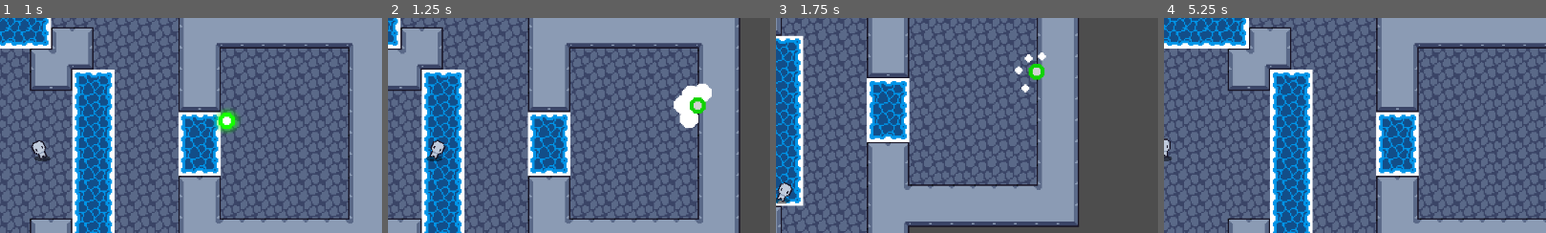
Above: before the commit, frames 1-4 (left to right).
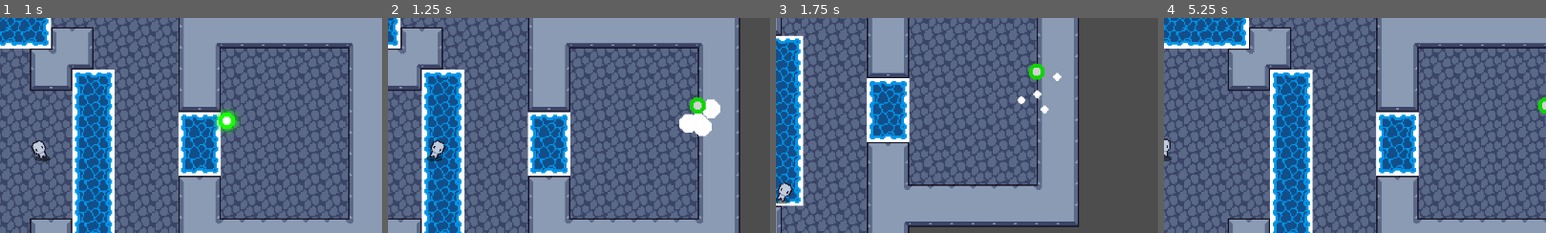
Above: after the commit, the same moments.

Repository: Atlinx/sgj-f2023
Game: Godot game, scene res://scenes/main.tscn
Same seed, same stepped clock (60 frames per second), same inputs: the game is played once before the commit and once after it.
Inputs (mouse positions are % of the whole screen's width and height, from its top left):
- Up to frame 1 (1 s): tap Enter at 0.5 s; move the mouse to (72, 45) at 0.52 s; hold D (p1_right) from 0.53 s (still down); hold 1 from 0.53 s (still down); tap Space (p1_fire) at 0.6 s
- Up to frame 2 (1.25 s): keep holding D (p1_right); keep holding 1
- Up to frame 3 (1.75 s): move the mouse to (30, 55) at 1.27 s; release D (p1_right) at 1.28 s; release 1 at 1.28 s; hold S (p1_down) from 1.28 s (still down); tap 1 at 1.35 s; tap 2 at 1.55 s
- Up to frame 4 (5.25 s): move the mouse to (60, 28) at 2.02 s; release S (p1_down) at 2.03 s; hold D (p1_right) 2.03-2.78 s; hold 2 2.03-2.78 s; tap Space (p1_fire) at 2.3, 2.85, 4.55 s; move the mouse to (45, 70) at 2.77 s; hold W (p1_up) 2.78-3.53 s; tap 1 at 3.05 s; move the mouse to (80, 65) at 3.52 s; hold 1 3.53-4.28 s; hold A (p1_left) 3.53-5.03 s; tap 2 at 3.8, 4.35 s; move the mouse to (20, 35) at 4.27 s; move the mouse to (55, 50) at 5.02 s; hold S (p1_down) from 5.03 s (still down); hold Backspace from 5.03 s (still down)
The pictures show only the part of the screen within x 50-100%, y 18-68%; the shares and areas given below are measured in that part.

Frame 1 is identical in both runs. In frame 2, 1.6% of the frame differs, in the area x 74-87%, y 30-56%; in frame 3, 0.5%; in frame 4, 0.1%.

Commit message:
slime

Diff:
--- a/scenes/main.tscn
+++ b/scenes/main.tscn
@@ -1,10 +1,11 @@
-[gd_scene load_steps=11 format=3 uid="uid://cf363is1q737y"]
+[gd_scene load_steps=12 format=3 uid="uid://cf363is1q737y"]
 
 [ext_resource type="PackedScene" uid="uid://ci8yj0nmd1i13" path="res://scenes/player.tscn" id="1_l1gen"]
 [ext_resource type="Script" path="res://scripts/level.gd" id="2_dek5y"]
 [ext_resource type="PackedScene" uid="uid://cdpn5s43qjbwg" path="res://scenes/slime.tscn" id="3_ojb2m"]
 [ext_resource type="Script" path="res://scripts/game_manager.gd" id="4_0g5c8"]
 [ext_resource type="TileSet" uid="uid://da4oraw1aomg7" path="res://sprites/tiles.tres" id="4_n3wi7"]
+[ext_resource type="PackedScene" uid="uid://b4lwo6irvtgtq" path="res://scenes/special_slime_1.tscn" id="6_f03vk"]
 [ext_resource type="Script" path="res://scripts/enemy_spawner.gd" id="6_t8xrf"]
 [ext_resource type="AudioStream" uid="uid://dy58atrg72ubh" path="res://scenes/Background Music 2.mp3" id="8_jpg50"]
 [ext_resource type="FontFile" uid="uid://bif30ky26map1" path="res://sprites/Minecraft.ttf" id="8_tqedg"]
@@ -48,7 +49,9 @@
 
 [node name="EnemySpawner" type="Node" parent="." node_paths=PackedStringArray("tile_map", "game_manager")]
 script = ExtResource("6_t8xrf")
+special_slime = Array[PackedScene]([ExtResource("6_f03vk")])
 enemy_prefabs = Array[PackedScene]([ExtResource("3_ojb2m")])
+enemy_amount = Vector2i(1, 2)
 spawn_interval = Vector2i(5, 10)
 tile_map = NodePath("../World/Level")
 game_manager = NodePath("../GameManager")
@@ -84,7 +87,7 @@
 
 [node name="ScoreLabel" type="Label" parent="UI/Control/MarginContainer/VBoxContainer"]
 layout_mode = 2
-text = "SCORE: 5"
+text = "P1 Health: 5"
 label_settings = SubResource("LabelSettings_mjsav")
 
 [node name="Label" type="Label" parent="UI/Control/MarginContainer/VBoxContainer"]
--- a/scenes/player.tscn
+++ b/scenes/player.tscn
@@ -41,12 +41,12 @@
 collision_mask = 16
 script = ExtResource("1_co7fm")
 fire_sound = NodePath("FireSound")
-bullet_prefab = ExtResource("2_age5k")
+my_bullet_prefab = ExtResource("2_age5k")
 speed = 128.0
 player_animation_tree = NodePath("AnimationTree")
 
 [node name="Visuals" type="Node2D" parent="."]
-position = Vector2(0, -0.999245)
+position = Vector2(0, -0.873164)
 
 [node name="Sprite2D" type="Sprite2D" parent="Visuals"]
 material = SubResource("ShaderMaterial_jki3l")
@@ -66,8 +66,8 @@
 
 [node name="Health" type="Node" parent="."]
 script = ExtResource("3_f1j7r")
-health = 5
-max_health = 5
+health = 10000
+max_health = 10000
 
 [node name="Team" type="Node" parent="."]
 script = ExtResource("4_s4p3p")
--- a/scenes/slime.tscn
+++ b/scenes/slime.tscn
@@ -30,7 +30,7 @@
 collision_mask = 17
 
 [node name="Visuals" type="Node2D" parent="."]
-position = Vector2(0, -0.216287)
+position = Vector2(0, -0.0117063)
 
 [node name="Sprite2D" type="Sprite2D" parent="Visuals"]
 position = Vector2(0, -4)
--- /dev/null
+++ b/scenes/special_slime_1.tscn
@@ -0,0 +1,18 @@
+[gd_scene load_steps=3 format=3 uid="uid://b4lwo6irvtgtq"]
+
+[ext_resource type="PackedScene" uid="uid://cdpn5s43qjbwg" path="res://scenes/slime.tscn" id="1_0kj5y"]
+[ext_resource type="Script" path="res://scripts/special_slime_hitbox.gd" id="2_7a5d3"]
+
+[node name="SpecialSlime1" instance=ExtResource("1_0kj5y")]
+
+[node name="Visuals" parent="." index="0"]
+position = Vector2(0, -0.0164588)
+
+[node name="Sprite2D" parent="Visuals" index="0"]
+scale = Vector2(1.5, 1.5)
+
+[node name="CollisionShape2D" parent="DetectionArea2D" index="0"]
+position = Vector2(1, 0)
+
+[node name="Hitbox" parent="." index="6"]
+script = ExtResource("2_7a5d3")
--- a/scripts/ai_movement.gd
+++ b/scripts/ai_movement.gd
@@ -39,7 +39,7 @@
 			_update_position_timer -= update_position_interval
 		if _fire_timer <= 0:
 			var bullet_inst: Bullet = bullet_prefab.instantiate()
-			get_parent().add_child(bullet_inst)
+			get_tree().get_root().add_child(bullet_inst)
 			var direction = (_player.global_position - entity_body.global_position).normalized()
 			bullet_inst.construct(entity_body, entity_body.global_position, direction)
 			_fire_timer = fire_interval
--- a/scripts/dropped_item.gd
+++ b/scripts/dropped_item.gd
@@ -6,7 +6,8 @@
 
 
 enum ItemType {
-	BULLET
+	PLAYERBULLET1,
+	PLAYERBULLET2,
 }
 
 
--- a/scripts/enemy_spawner.gd
+++ b/scripts/enemy_spawner.gd
@@ -1,5 +1,6 @@
 extends Node
 
+@export var special_slime: Array[PackedScene]
 @export var enemy_prefabs: Array[PackedScene]
 @export var enemy_amount = Vector2i(1, 5)
 @export var spawn_interval = Vector2i(3, 5)
@@ -37,16 +38,27 @@
 		_spawn_timer = randf_range(spawn_interval.x, spawn_interval.y)
 		var enemy_count = randi_range(enemy_amount.x, enemy_amount.y)
 
-		var random_cells = _get_random_cells(enemy_count)
+	# normal slime
+		var random_cells_normal = _get_random_cells(enemy_count)
 		for i in range(enemy_count):
 			var enemy_index = randi() % enemy_prefabs.size()
 			var enemy = enemy_prefabs[enemy_index]
 			var enemy_inst: Node2D = enemy.instantiate()
-
-			enemy_inst.global_position = tile_map.to_global(tile_map.map_to_local(random_cells[i]))
+			enemy_inst.global_position = tile_map.to_global(tile_map.map_to_local(random_cells_normal[i]))
 			add_child(enemy_inst)
 			var enemy_health = enemy_inst.get_node("Health")
 			enemy_health.death.connect(_on_enemy_death)
+
+	# special slime
+		var random_cells_special = _get_random_cells(enemy_count)
+		for i in range(enemy_count):
+			var special_slime_index = randi() % special_slime.size()
+			var special_slime_enemy = special_slime[special_slime_index]
+			var special_slime_inst: Node2D = special_slime_enemy.instantiate()
+			special_slime_inst.global_position = tile_map.to_global(tile_map.map_to_local(random_cells_special[i]))
+			add_child(special_slime_inst)
+			var special_slime_health = special_slime_inst.get_node("Health")
+			special_slime_health.death.connect(_on_enemy_death)
 
 	else:
 		_spawn_timer -= delta
--- a/scripts/item_collector.gd
+++ b/scripts/item_collector.gd
@@ -1,7 +1,7 @@
 extends Node2D
 
 
-@export var player: Player
+@export var player: Player_1
 @export var collector_area: Area2D
 
 
@@ -11,7 +11,10 @@
 
 func _on_collector_area_entered(area: Area2D):
 	if area.is_in_group("dropped_item"):
-		var dropped_item = area
-		if dropped_item.item_type == DroppedItem.ItemType.BULLET:
+		var dropped_item :DroppedItem = area
+		if dropped_item.item_type == DroppedItem.ItemType.PLAYERBULLET1:
 			player.has_shot = true
-		dropped_item.collect()
+			dropped_item.collect()
+		else:
+			player.has_teammate_bullet = true
+			dropped_item.collect()
--- a/scripts/player.gd
+++ b/scripts/player.gd
@@ -1,21 +1,39 @@
 extends CharacterBody2D
-class_name Player
+class_name Player_1
 
 @export var fire_sound : AudioStreamPlayer
-@export var bullet_prefab: PackedScene
+@export var my_bullet_prefab: PackedScene
+@export var teammate_bullet_prefab: PackedScene
 @export var speed: float = 300.0
 @export var has_shot: bool = true
 @export var player_animation_tree: AnimationTree
-
+var has_teammate_bullet : bool = false
+var in_hand : String = "mybullet"
 
 func _process(delta):
+
+	if Input.is_key_pressed(KEY_1):
+		in_hand = "my_bullet"
+	if Input.is_key_pressed(KEY_2):
+		in_hand = "teammate_bullet"
+
 	if has_shot and Input.is_action_just_pressed("p1_fire"):
-		var bullet_inst: Bullet = bullet_prefab.instantiate()
-		get_parent().add_child(bullet_inst)
-		var direction = (get_global_mouse_position() - global_position).normalized()
-		bullet_inst.construct(self, global_position, direction)
-		has_shot = false
-		fire_sound.play()
+		if in_hand == "my_bullet":
+			var my_bullet_inst: Bullet = my_bullet_prefab.instantiate()
+			get_tree().get_root().add_child(my_bullet_inst)
+			var direction = (get_global_mouse_position() - global_position).normalized()
+			my_bullet_inst.construct(self, global_position, direction)
+			has_shot = false
+			fire_sound.play()
+	if has_teammate_bullet and Input.is_action_just_pressed("p1_fire"):
+		if in_hand == "teammate_bullet":
+			var teammate_bullet_inst: Bullet = teammate_bullet_prefab.instantiate()
+			get_tree().get_root().add_child(teammate_bullet_inst)
+			var direction = (get_global_mouse_position() - global_position).normalized()
+			teammate_bullet_inst.construct(self, global_position, direction)
+			has_teammate_bullet = false
+			fire_sound.play()
+
 
 
 func _physics_process(delta):
--- a/scripts/player_camera.gd
+++ b/scripts/player_camera.gd
@@ -1,7 +1,7 @@
 extends Camera2D
 
 
-@export var player: Player
+@export var player: Player_1
 @export var lerp_speed: float = 10
 
 
--- /dev/null
+++ b/scripts/special_slime_hitbox.gd
@@ -0,0 +1,22 @@
+extends Area2D
+
+var PLAYERBULLET1 : int
+
+func _ready():
+	body_entered.connect(_on_body_entered)
+
+func _on_body_entered(body: Node2D):
+	# 检查碰撞体是否有指定方法
+	if body.has_method("_on_hitbox_hit"):
+		# 获取孙子节点DroppedBullet
+		var player_bullet_dropper = body.get_node("PlayerBulletDropper")
+		# 检查孙子节点是否存在且具有 item_type 变量
+		if player_bullet_dropper != null:
+			# 获取 item_type 变量的值
+			var dropped_bullet = player_bullet_dropper.get_node("DroppedBullet")
+			if dropped_bullet != null:
+				var item_type_value = dropped_bullet.get("item_type")
+			# 检查 item_type 是否为 PLAYERBULLET1
+				if item_type_value == PLAYERBULLET1:
+				# 执行你的逻辑
+					body._on_hitbox_hit(get_parent())
Empty file removed: scenes/slime.gd
Empty file added: scripts/slime.gd
